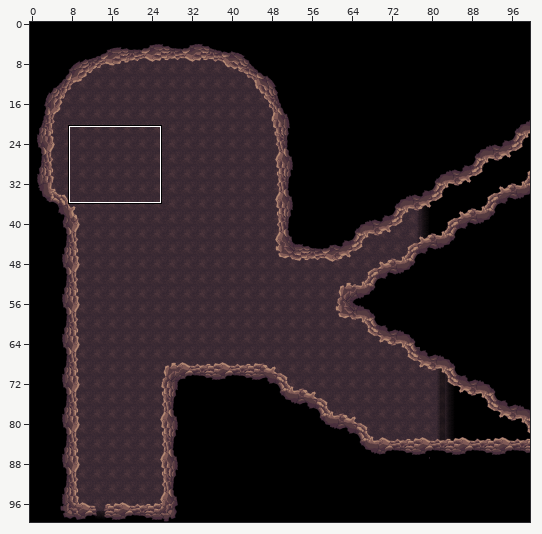
Tiled map -- assets/Tiled/Floor1/room2.tmx. The picture above shows the old version from afar; the outline marks the close-up.
Close-up. Earlier state:
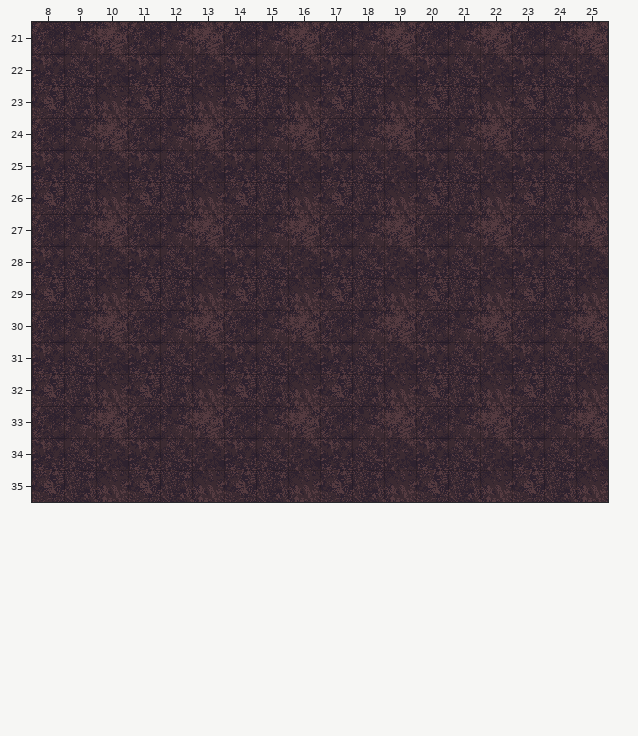
Cells are 32x32 px. Shown: x 8..25, y 21..35. The commit also changed other parts of the map, which this record leaves out.
Once edited:
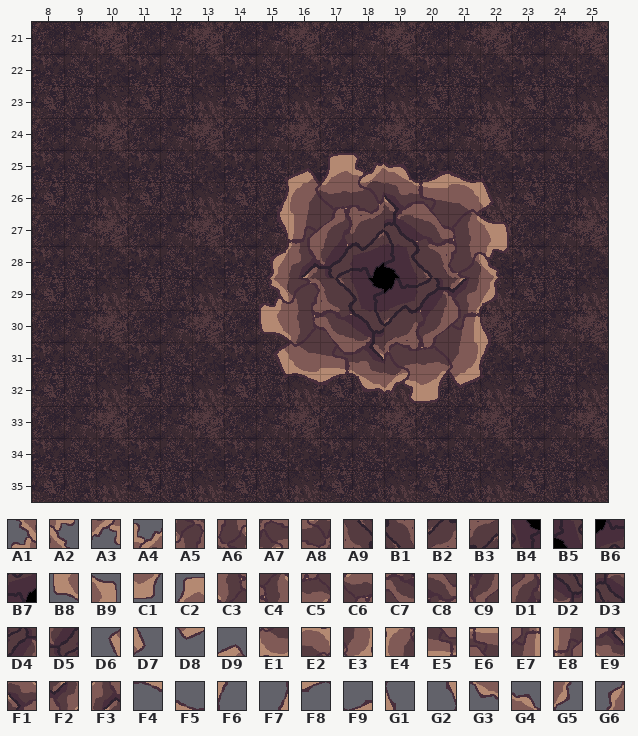
Key: from "floor1-features": A1 776, A2 776 turned 180, A3 776 turned 270, A4 776 turned 90, A5 777, A6 777 turned 180, A7 777 turned 270, A8 777 turned 90, A9 778, B1 778 turned 180, B2 778 turned 270, B3 778 turned 90, B4 779, B5 779 turned 180, B6 779 turned 270, B7 779 turned 90, B8 840, B9 840 turned 180, C1 840 turned 270, C2 840 turned 90, C3 841, C4 841 turned 180, C5 841 turned 270, C6 841 turned 90, C7 842, C8 842 turned 180, C9 842 turned 270, D1 842 turned 90, D2 843, D3 843 turned 180, D4 843 turned 270, D5 843 turned 90, D6 904, D7 904 turned 180, D8 904 turned 270, D9 904 turned 90, E1 905, E2 905 turned 180, E3 905 turned 270, E4 905 turned 90, E5 906, E6 906 turned 180, E7 906 turned 270, E8 906 turned 90, E9 907, F1 907 turned 180, F2 907 turned 270, F3 907 turned 90, F4 969, F5 969 turned 180, F6 969 turned 270, F7 969 turned 90, F8 970, F9 970 turned 180, G1 970 turned 270, G2 970 turned 90, G3 971, G4 971 turned 180, G5 971 turned 270, G6 971 turned 90.
__ is an empty cell.
Difference:
Layer "walls":
The author put tile A1 in row 29 at x 15.
The author put tile A2 in row 28 at x 22.
The author put tile A3 in row 32 at x 19.
The author put tile A4 in row 25 at x 18.
The author put tile A5 in row 29 at x 16.
The author put tile A6 in row 28 at x 21.
The author put tile A7 in row 31 at x 19.
The author put tile A8 in row 26 at x 18.
The author put tile A9 in row 29 at x 17.
The author put tile B1 in row 28 at x 20.
The author put tile B2 in row 30 at x 19.
The author put tile B3 in row 27 at x 18.
The author put tile B4 in row 29 at x 18.
The author put tile B5 in row 28 at x 19.
The author put tile B6 in row 29 at x 19.
The author put tile B7 in row 28 at x 18.
The author put tile B8 in row 30 at x 15.
The author put tile B9 in row 27 at x 22.
The author put tile C1 in row 32 at x 20.
The author put tile C2 in row 25 at x 17.
The author put tile C3 in row 30 at x 16.
The author put tile C4 in row 27 at x 21.
The author put tile C5 in row 31 at x 20.
The author put tile C6 in row 26 at x 17.
The author put tile C7 in row 30 at x 17.
The author put tile C8 in row 27 at x 20.
The author put tile C9 in row 30 at x 20.
The author put tile D1 in row 27 at x 17.
The author put tile D2 in row 30 at x 18.
The author put tile D3 in row 27 at x 19.
The author put tile D4 in row 29 at x 20.
The author put tile D5 in row 28 at x 17.
The author put tile D6 in row 31 at x 15.
The author put tile D7 in row 26 at x 22.
The author put tile D8 in row 32 at x 21.
The author put tile D9 in row 25 at x 16.
The author put tile E1 in row 31 at x 16.
The author put tile E2 in row 26 at x 21.
The author put tile E3 in row 31 at x 21.
The author put tile E4 in row 26 at x 16.
The author put tile E5 in row 31 at x 17.
The author put tile E6 in row 26 at x 20.
The author put tile E7 in row 30 at x 21.
The author put tile E8 in row 27 at x 16.
The author put tile E9 in row 31 at x 18.
The author put tile F1 in row 26 at x 19.
The author put tile F2 in row 29 at x 21.
The author put tile F3 in row 28 at x 16.
The author put tile F4 in row 32 at x 16.
The author put tile F5 in row 25 at x 21.
The author put tile F6 in row 31 at x 22.
The author put tile F7 in row 26 at x 15.
The author put tile F8 in row 32 at x 17.
The author put tile F9 in row 25 at x 20.
The author put tile G1 in row 30 at x 22.
The author put tile G2 in row 27 at x 15.
The author put tile G3 in row 32 at x 18.
The author put tile G4 in row 25 at x 19.
The author put tile G5 in row 29 at x 22.
The author put tile G6 in row 28 at x 15.
Where, in picture pixels (left, top, right, bottom), the same in both close-ups:
added: (259, 153, 509, 403)
